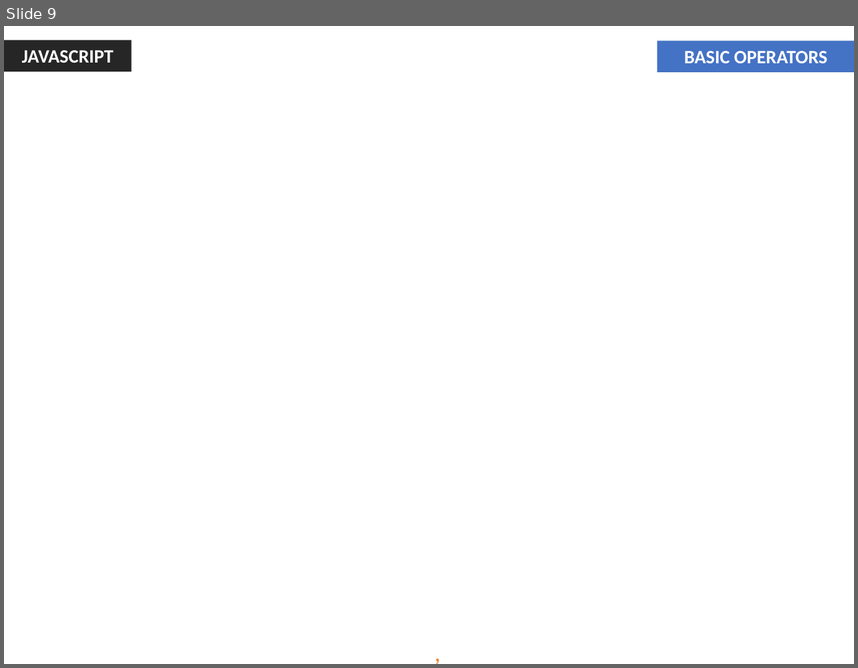
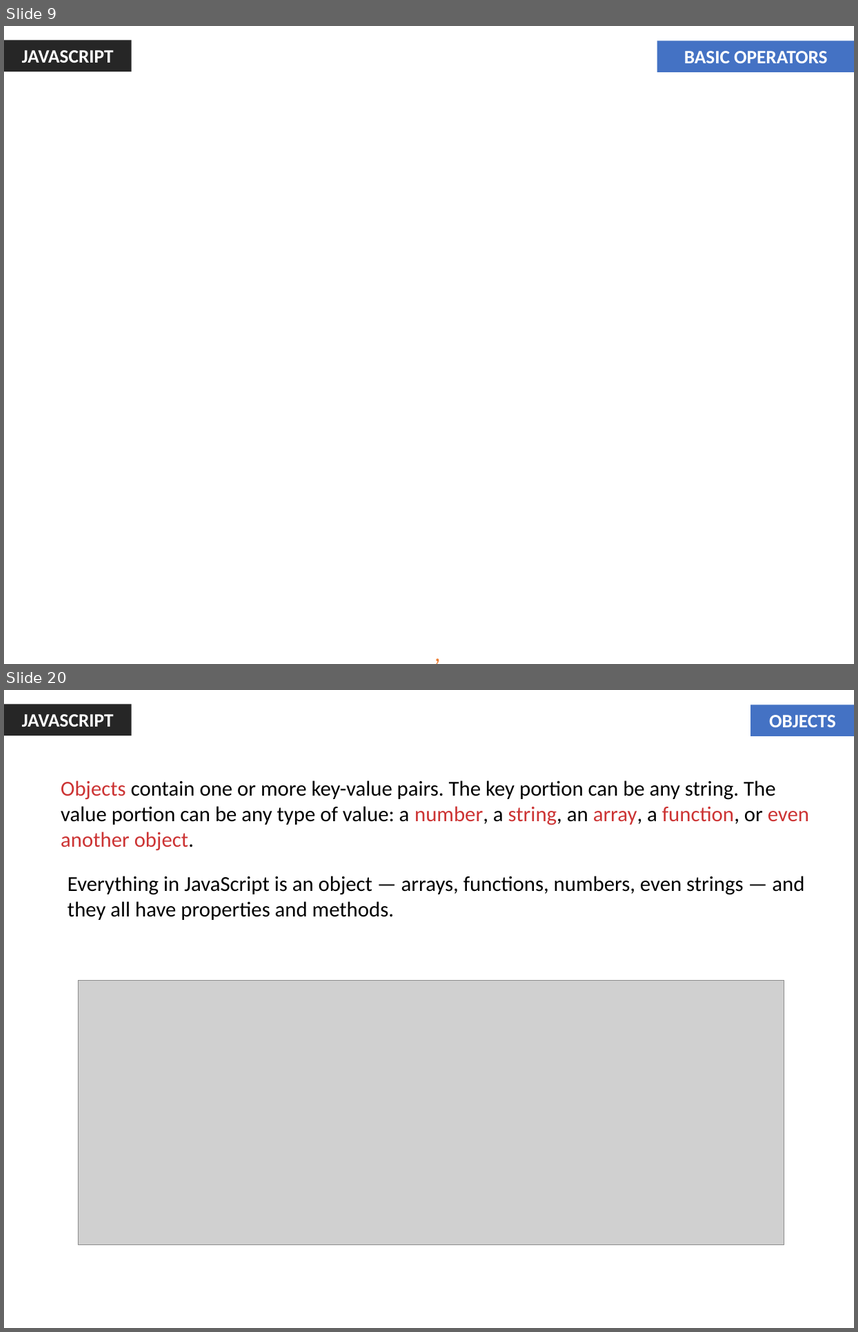
Before and after one commit to jharohit/web-fundamentals-course, a slide deck: Session III - Javascript/Session III - Javascript.pptx. Shown one above the other, each under a label of ours: slide 9 before the commit, slides 9 and 20 after it; the slides between them are not shown. The pictures are 858x668 and 858x1332 pixels, drawn with LibreOffice and Linux fonts; fonts in the diff are those of the drawing; grey boxes stand for pictures; background and template pictures are left out. Boxes give left, top, right and bottom in pixels: in the first picture for what was removed or moved away, otherwise in the second. Text is boxed around its words. In the diff, an @@ line names an element or a change of style, - is before the commit and + after.

```diff
--- a/Session III - Javascript/Session III - Javascript.pptx
+++ b/Session III - Javascript/Session III - Javascript.pptx
@@ slide 20 added at box(4, 690, 854, 1328), background #FFFFFF @@
@@ rectangle added at box(4, 704, 132, 736), fill #262626, 16 pt, text #FFFFFF, bold @@
+JAVASCRIPT
@@ rectangle added at box(751, 704, 854, 736), fill #4472C4, 16 pt, text #FFFFFF, bold @@
+OBJECTS
@@ text added at box(61, 780, 809, 851), 18 pt, text #000000 @@
+Objects contain one or more key-value pairs. The key portion can be any string. The value portion can be any type of value: a number, a string, an array, a function, or even another object.
@@ text added at box(67, 876, 804, 920), 18 pt, text #000000 @@
+Everything in JavaScript is an object — arrays, functions, numbers, even strings — and they all have properties and methods.
@@ picture added at box(78, 980, 784, 1244) @@
```
Also in this commit, not shown: 15 other slides added, 1 other file.
